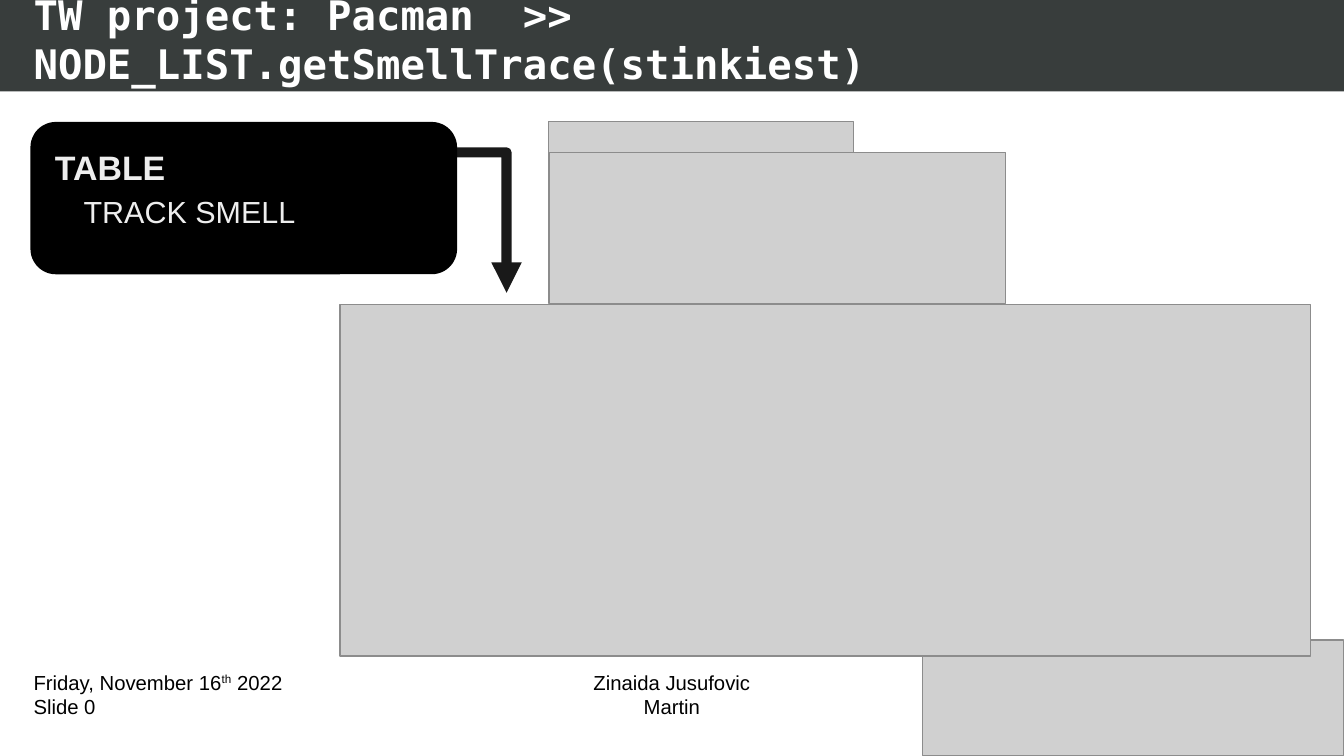
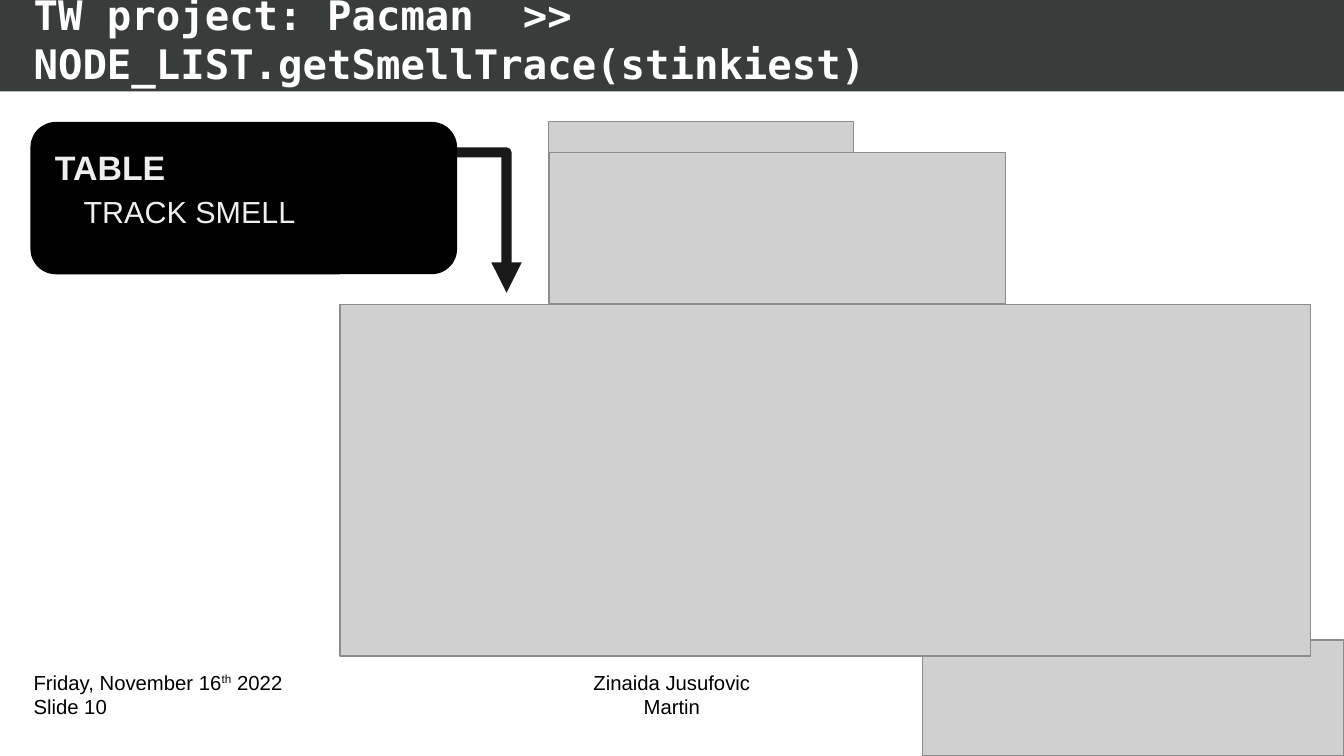
Before and after one commit to egelix/TW4_XMAS_PACMAN, a slide deck: slide 11 of PRESENTATION/20221214_PacMan presentation.odp. Drawn at 1344x756 pixels with LibreOffice and Linux fonts; fonts in the diff are those of the drawing; grey boxes stand for pictures. Boxes give left, top, right and bottom in pixels: in the first picture for what was removed or moved away, otherwise in the second. Text is boxed around its words. In the diff, an @@ line names an element or a change of style, - is before the commit and + after.

```diff
--- a/PRESENTATION/20221214_PacMan presentation.odp
+++ b/PRESENTATION/20221214_PacMan presentation.odp
@@ text at <box>34,699,107,715</box>: text changed @@
-Slide 0
+Slide 10
```
Also in this commit, not shown: 10 other slides changed.
